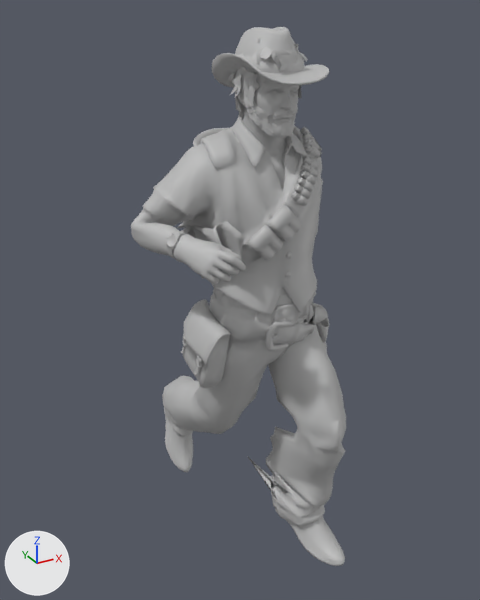
The FBX model Assets/Models/adventurer.fbx: old version first, new version second.
Camera for both pictures: a camera (50 mm lens) standing at (-0.0214, -0.0354, 0.039) and looking at (-0.0002, 0.0031, 0.0198). Arrows for +X, +Y and +Z are at lower left; the lights stay in place. Both versions are drawn at frame 103 of the action 'Take 001'; the numbers are the values there. Vertices at the same position are counted once.
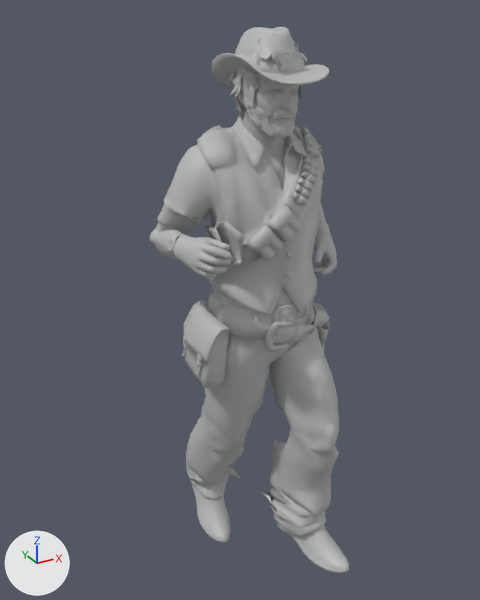
Where the change shows, as pixel boxes [x1, y1, x2, y2] in the pictures (480 x 600 px; the box of a moved part takes in the faces that stretch with it):
'Mesh', reshaped (7% narrower): before [131, 27, 346, 566]; after [149, 27, 349, 573]
part 1 of me_mesh, moved or reshaped: before [165, 416, 193, 472]; after [191, 483, 230, 543]
part 2 of me_mesh, moved or reshaped: before [275, 508, 345, 566]; after [277, 523, 349, 573]
part 3 of me_mesh, moved or reshaped: before [166, 231, 185, 259]; after [168, 233, 184, 260]
part 4 of me_mesh, moved or reshaped: before [311, 303, 329, 352]; after [312, 303, 329, 351]
part 5 of me_mesh, moved or reshaped: before [194, 355, 202, 376]; after [195, 353, 203, 375]
part 6 of me_mesh, moved or reshaped: before [181, 334, 186, 354]; after [182, 336, 187, 356]
part 7 of me_mesh, moved or reshaped: before [131, 126, 346, 526]; after [149, 125, 339, 536]

The edits, one by one:
me_mesh is used by ob_mesh; location (0.0, 0.0, 0.0); rotation (1.571, 0.0, 0.0), in degrees (90, 0, 0); scale (0.01, 0.01, 0.01).
me_mesh had 15231 vertices, 26581 faces and spanned x -0.83..0.64, y 0.16..3.8, z -1.34..0.73.
me_mesh now has 15231 vertices, 26581 faces and spans x -0.71..0.69, y -0.03..3.8, z -0.81..0.76.
me_mesh part 1: the loose piece of 298 vertices spanning x -0.36..-0.06, y 0.16..0.8, z -1.34..-0.84 is multiplied about its middle by the matrix ((1.0, 0.013, -0.014), (-0.003, 0.841, 0.541), (0.018, -0.54, 0.841)), then moved by (0.0, -0.35, 0.61).
me_mesh part 2: the loose piece of 298 vertices spanning x 0.06..0.36, y 0.21..0.53, z 0.0..0.73 is multiplied about its middle by the matrix ((0.999, 0.005, 0.031), (-0.009, 0.991, 0.133), (-0.03, -0.133, 0.991)), then moved by (0.01, -0.09, 0.02).
me_mesh part 3: the loose piece of 114 vertices spanning x -0.74..-0.6, y 2.54..2.71, z 0.07..0.17 is multiplied about its middle by the matrix ((0.902, -0.271, -0.336), (0.325, 0.938, 0.118), (0.283, -0.216, 0.935)), then moved by (0.03, -0.03, -0.05).
me_mesh part 4: the loose piece of 239 vertices spanning x 0.31..0.51, y 1.45..2.02, z -0.12..0.21 is multiplied about its middle by the matrix ((1.003, -0.002, 0.024), (-0.011, 1.02, -0.105), (0.027, 0.148, 0.997)), then moved by (0.0, -0.02, -0.03).
me_mesh part 5: the loose piece of 75 vertices spanning x -0.56..-0.52, y 1.68..1.83, z 0.02..0.1 is multiplied about its middle by the matrix ((0.985, 0.01, -0.003), (-0.01, 0.976, 0.129), (0.004, -0.129, 0.977)), then moved by (0.0, 0.02, 0.02).
me_mesh part 6: the loose piece of 75 vertices spanning x -0.55..-0.5, y 1.73..1.87, z -0.21..-0.15 is moved by (0.0, -0.01, 0.01).
me_mesh part 7: 4852 of 15231 vertices moved; they spanned x -0.83..0.64, y 0.39..3.2, z -1.28..0.68 and now span x -0.7..0.69, y 0.21..3.22, z -0.8..0.6; mean shift (0.01, 0.0, 0.09); largest move (-0.13, 0.77, -1.28) -> (-0.13, 0.28, -0.79).
